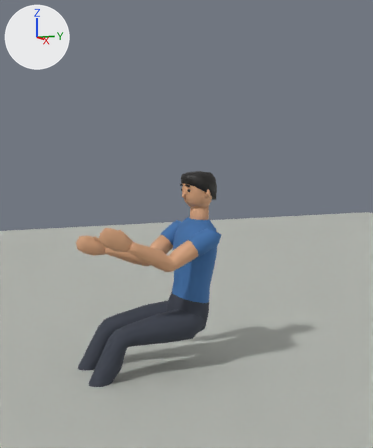
The Blender file assets/blender/characters/pedestrian.blend: old version first, new version second.
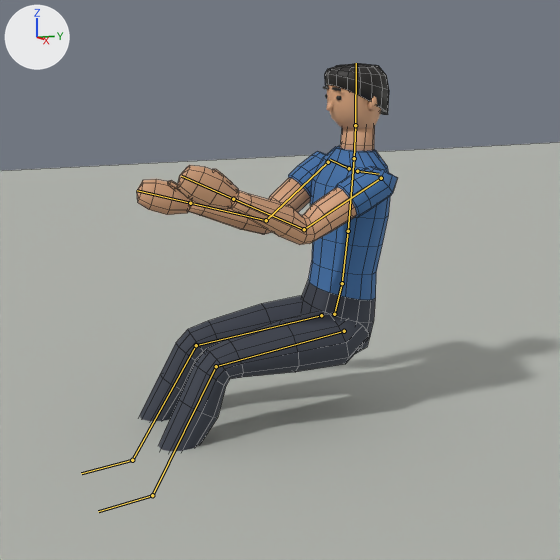
Each version appears first from the file's camera 'preview_camera', and next in a close-up on the part from 0% to 84% of the width and 30% to 100% of the height. Lighting does not change. The marker at upper left points along +X, +Y and +Z. The last two pictures show the newer version. Both versions are drawn at frame -30 of the action 'drive'; the numbers are the values there. The bones that bend it are drawn over the model as lines in the close-ups. The close-ups show mesh edges as thin lines.

The first close-up shows 'body', 'hair', 'head', 'preview_ground'.
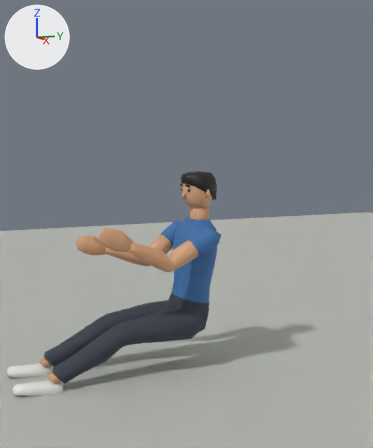
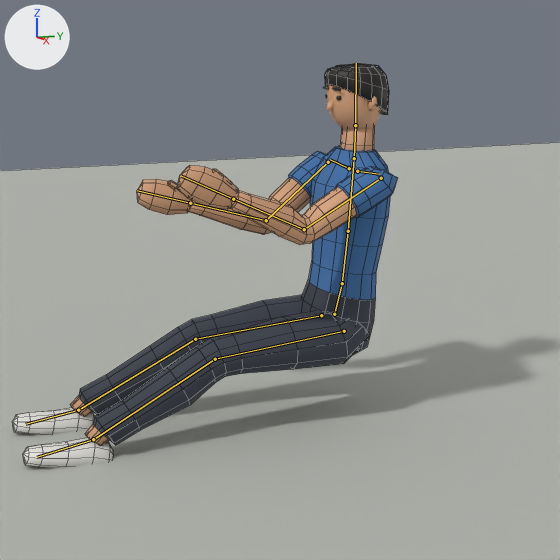
Pixel boxes (x1, y1, x2, y2) of what changed, in the close-ups (560 x 560 px):
'body', posed: before (137, 127, 397, 451); after (12, 127, 397, 467)
bone 'LeftUpperLeg', root to tip: before (344, 331) to (216, 366); after (344, 331) to (215, 359)
bone 'LeftLowerLeg', root to tip: before (216, 366) to (152, 495); after (215, 359) to (93, 439)
bone 'LeftFoot', root to tip: before (152, 495) to (98, 511); after (93, 439) to (37, 457)
bone 'RightUpperLeg', root to tip: before (321, 315) to (196, 345); after (321, 315) to (195, 339)
bone 'RightLowerLeg', root to tip: before (196, 345) to (132, 460); after (195, 339) to (78, 410)
bone 'RightFoot', root to tip: before (132, 460) to (81, 473); after (78, 410) to (25, 424)

The edits, one by one:
Bone 'LeftUpperLeg' (bone_leftupperleg) turns from (-67, -1, -4) to (-70, -1, -4) degrees about its own x, y and z.
Bone 'LeftLowerLeg' (bone_leftlowerleg) turns from (50, 0, 0) to (20, 0, 0) degrees about its own x, y and z.
Bone 'LeftFoot' (bone_leftfoot) turns from (15, 0, 0) to (50, 0, 0) degrees about its own x, y and z.
Bone 'RightUpperLeg' (bone_rightupperleg) turns from (-67, 1, 4) to (-70, 1, 4) degrees about its own x, y and z.
Bone 'RightLowerLeg' (bone_rightlowerleg) turns from (50, 0, 0) to (20, 0, 0) degrees about its own x, y and z.
Bone 'RightFoot' (bone_rightfoot) turns from (15, 0, 0) to (50, 0, 0) degrees about its own x, y and z.
